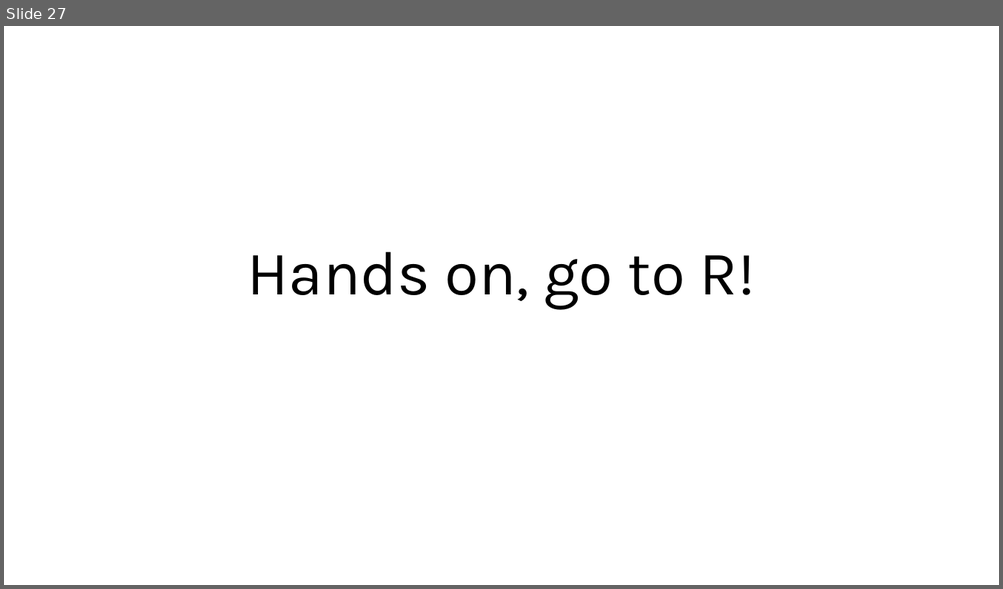
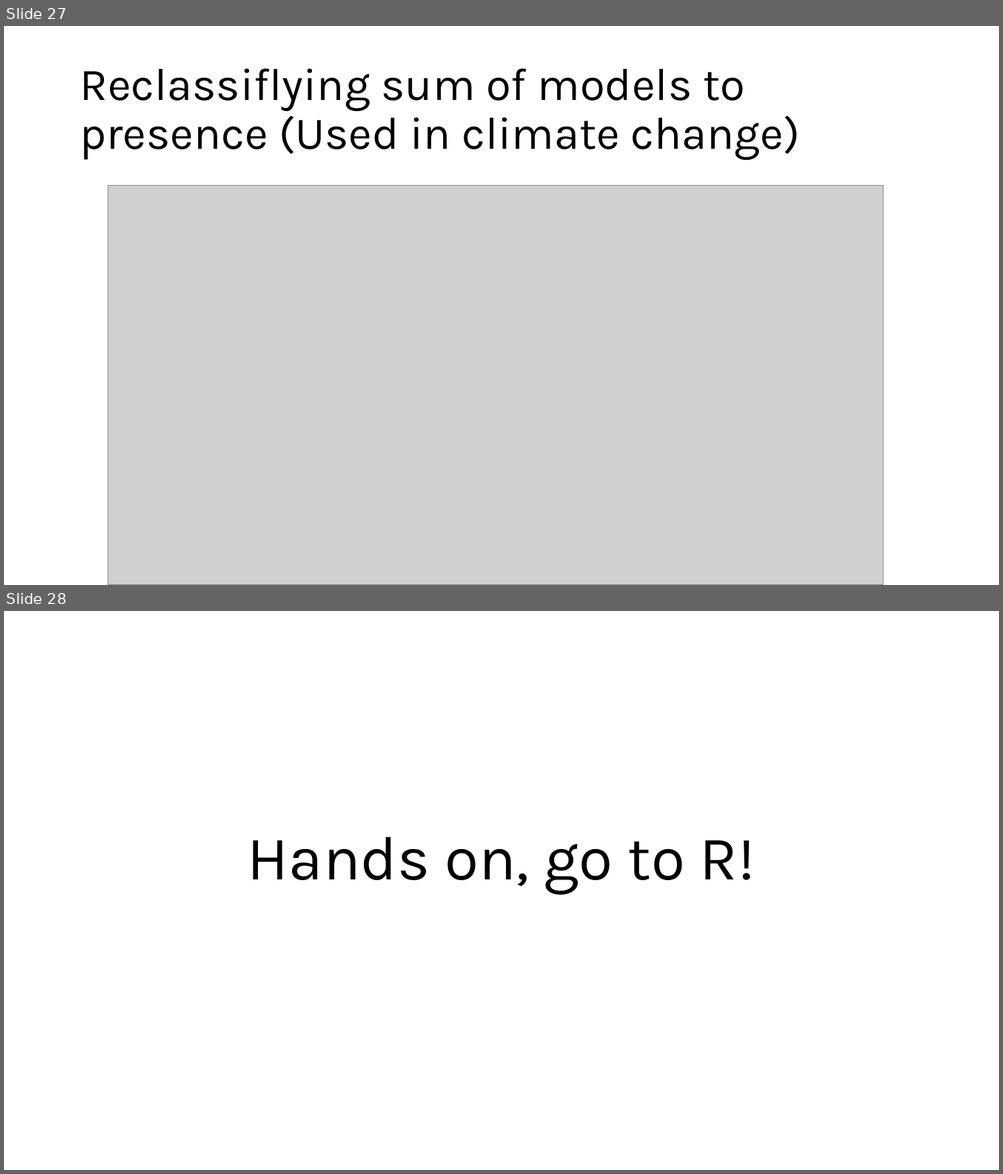
Before and after one commit to ccsosa/SDM_2026_2, a slide deck: 006_ensembles/Ensamblajes.pptx. Shown one above the other, each under a label of ours: slide 27 before the commit, slides 27 and 28 after it. The pictures are 1003x589 and 1003x1174 pixels, drawn with LibreOffice and Linux fonts; fonts in the diff are those of the drawing; grey boxes stand for pictures. Boxes give left, top, right and bottom in pixels: in the first picture for what was removed or moved away, otherwise in the second. Text is boxed around its words. In the diff, an @@ line names an element or a change of style, - is before the commit and + after.

```diff
--- a/006_ensembles/Ensamblajes.pptx
+++ b/006_ensembles/Ensamblajes.pptx
@@ slide 27 added at [4, 26, 999, 585], background #FFFFFF @@
@@ title added at [79, 68, 800, 160], 44 pt, text #000000 @@
+Reclassiflying sum of models to presence (Used in climate change)
@@ picture added at [108, 186, 883, 585] @@
@@ what was slide 27 is now slide 28 @@
```
Also in this commit, not shown: 1 slide changed, 3 other slides added, 3 slides removed.
